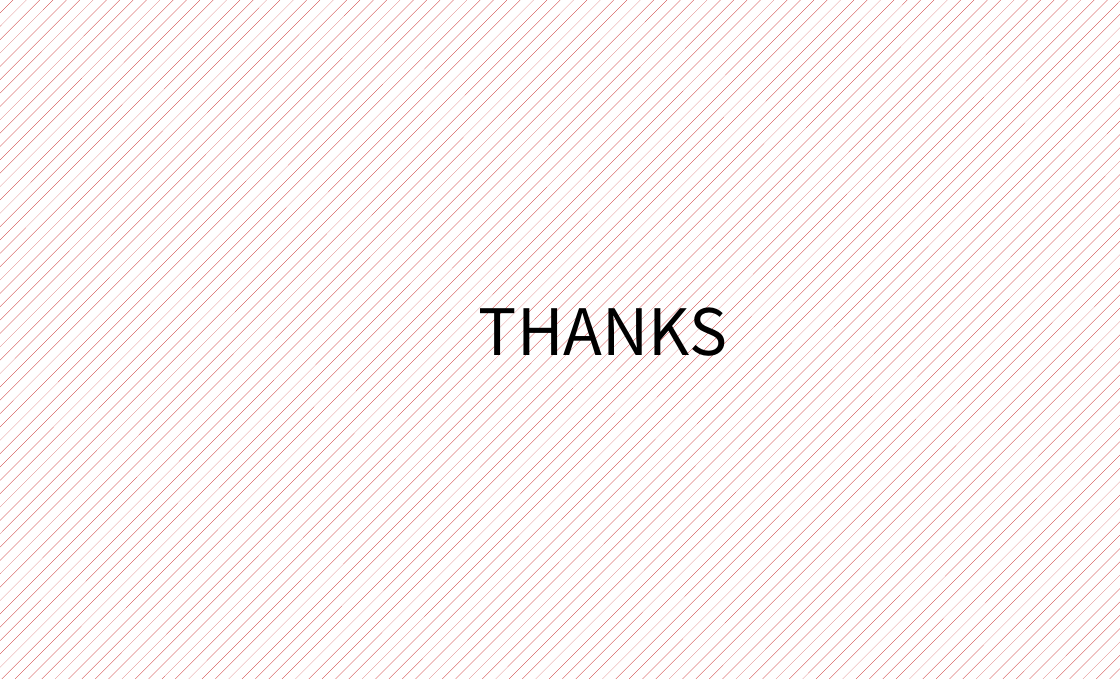
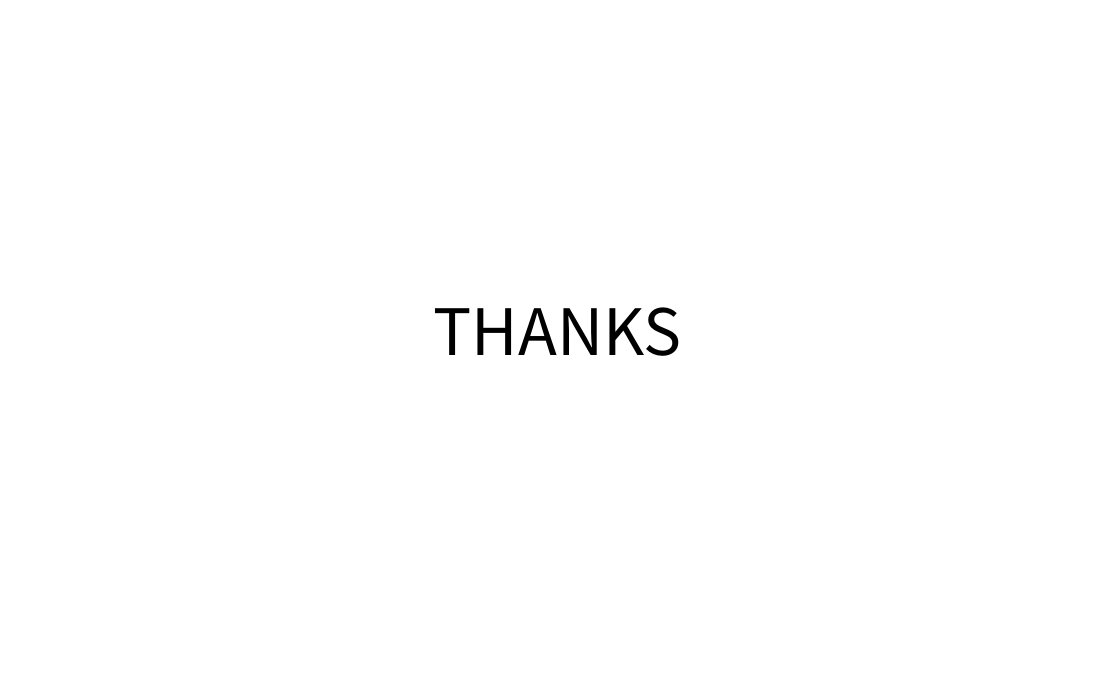
Before and after one commit to yanghaikun/shiro-in-action, a slide deck: slide 19 of shiro原理解析.pptx. Drawn at 1120x679 pixels with LibreOffice and Linux fonts; fonts in the diff are those of the drawing. Boxes give left, top, right and bottom in pixels: in the first picture for what was removed or moved away, otherwise in the second. Text is boxed around its words. In the diff, an @@ line names an element or a change of style, - is before the commit and + after.

```diff
--- a/shiro原理解析.pptx
+++ b/shiro原理解析.pptx
@@ background pattern #C00000 on #FFFFFF to #FFFFFF @@
@@ text "THANKS" rewrapped from (479,290,727,370) to (434,307,682,356) @@
```
Also in this commit, not shown: 17 other slides changed, 1 slide added, 1 slide removed.
